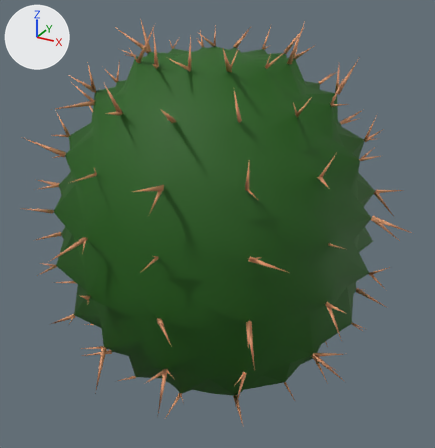
An edit to the FBX model Assets/Models/Environment/Plants/cactusSmall.fbx, drawn before and after from the same camera.
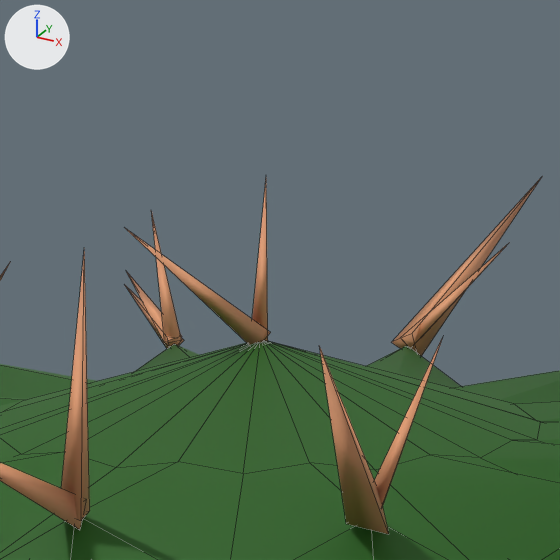
Old and new are each drawn whole from a camera (50 mm lens) standing at (0.745, -1.305, 1.069) and looking at (0.016, 0.02, 0.406) and again close up on the part from 41% to 59% of the width and 0% to 17% of the height. The axes (+X, +Y, +Z) are drawn at upper left. The lights are the same throughout. The close-ups show mesh edges as thin lines.
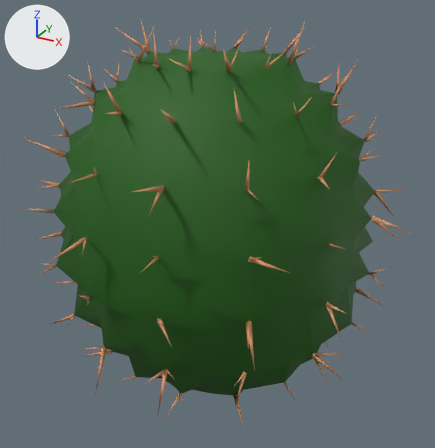
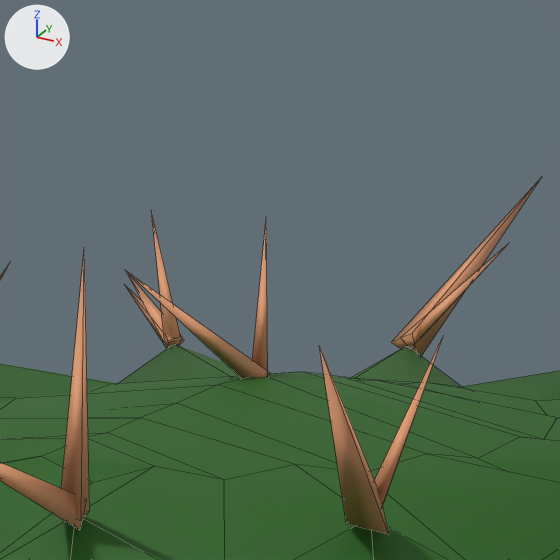
Location of each change, [x1, y1, x2, y2] in pixels of the close-ups (560 x 560 px; the box of a moved part takes in the faces that stretch with it):
```json
{"part": 1, "of": "me_sphere_028", "change": "moved or reshaped", "before": [252, 182, 268, 341], "after": [252, 225, 268, 378]}
{"part": 2, "of": "me_sphere_028", "change": "moved or reshaped", "before": [125, 228, 271, 345], "after": [128, 272, 270, 379]}
{"part": 3, "of": "me_sphere_028", "change": "moved or reshaped", "before": [0, 340, 560, 560], "after": [0, 346, 560, 560]}
```

Scene script edits in JSON lines:
```json
{"block": "me_sphere_028", "where": "# used by ob_sphere_007; location = (0.0, 0.0, 0.0)"}
{"op": "remove", "block": "me_sphere_028", "code": "me_sphere_028.from_pydata(...)  # 1185 vertices, 1184 faces; spans x -0.534..0.533, y -0.483..0.568, z -0.008..0.944"}
{"op": "add", "block": "me_sphere_028", "code": "me_sphere_028.from_pydata(...)  # 1195 vertices, 1193 faces; spans x -0.534..0.533, y -0.483..0.568, z -0.008..0.944"}
{"block": "me_sphere_028", "change": "me_sphere_028 part 1: the loose piece of 4 vertices spanning x -0.003..0.003, y 0.034..0.04, z 0.873..0.926 is moved by (0.0, 0.0, -0.013)"}
{"block": "me_sphere_028", "change": "me_sphere_028 part 2: the loose piece of 4 vertices spanning x -0.025..0.004, y -0.01..0.039, z 0.87..0.912 is moved by (0.0, 0.0, -0.013)"}
{"block": "me_sphere_028", "change": "me_sphere_028 part 3"}
{"block": "me_sphere_028", "change": "5 vertices are removed from x -0.041..0.041, y -0.059..0.131, z 0.844..0.873"}
{"block": "me_sphere_028", "change": "36 faces are deleted"}
{"block": "me_sphere_028", "change": "24 vertices move from x -0.094..0.094, y -0.056..0.128, z 0.844..0.847 to x -0.095..0.095, y -0.067..0.139, z 0.843..0.848"}
{"block": "me_sphere_028", "change": "15 vertices are added at x -0.048..0.048, y -0.074..0.146, z 0.842..0.862"}
{"block": "me_sphere_028", "change": "32 new faces join them, mat_cactusdarkgreen (dark green #215f12)"}
```
